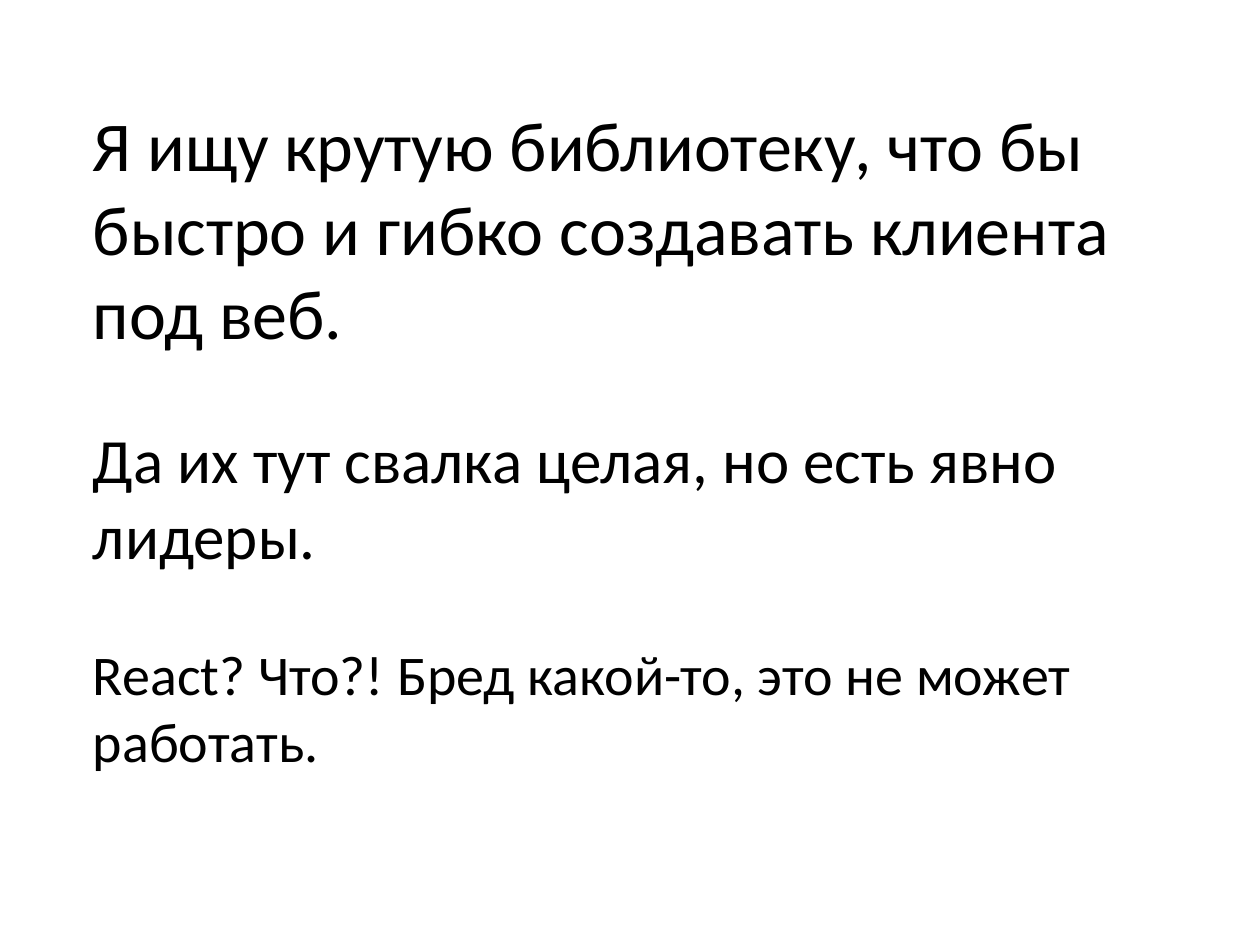
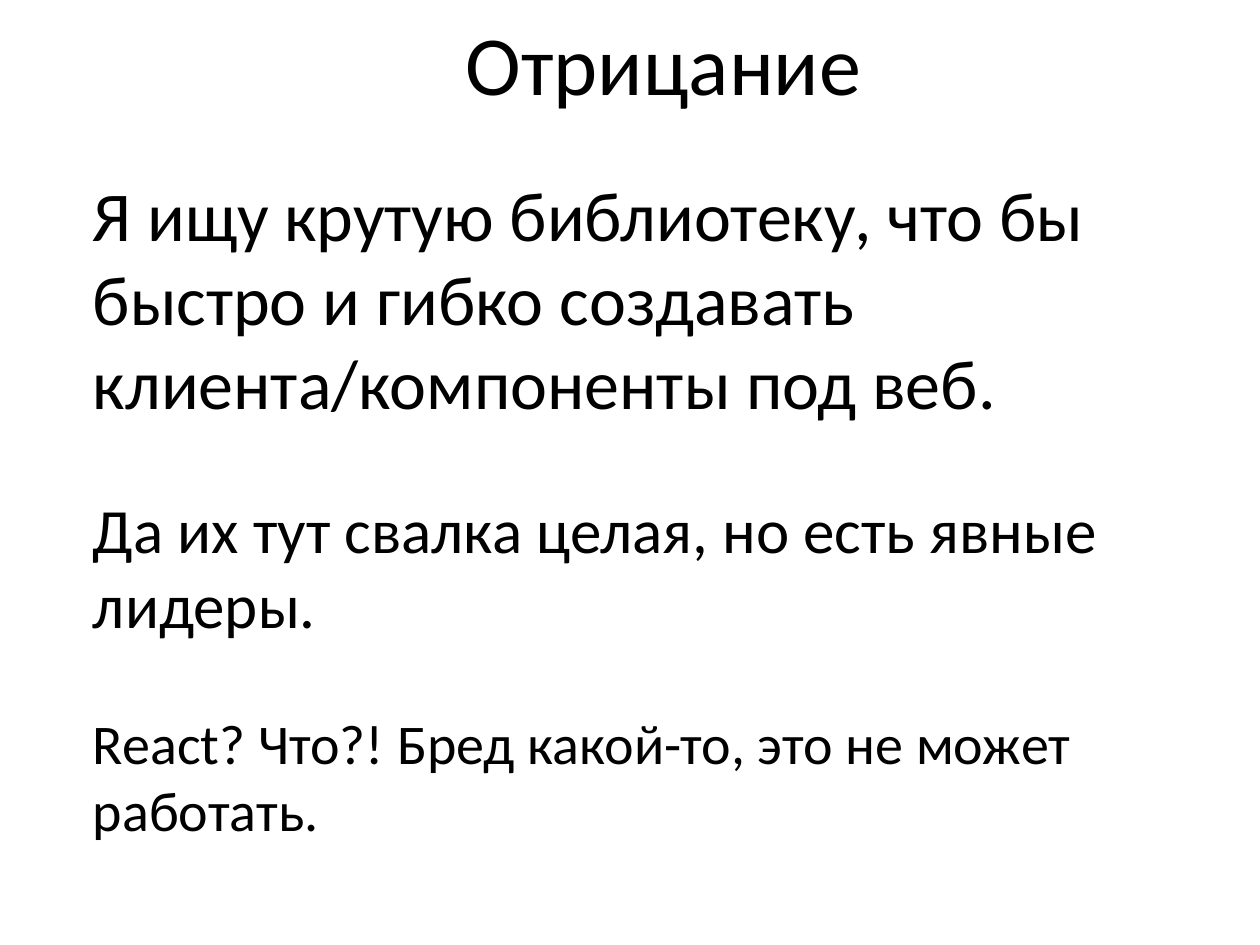
Before and after one commit to nickolaysm/flux_its_easy, a slide deck: slide 4 of pptx/Flux.pptx. Drawn at 1260x945 pixels with LibreOffice and Linux fonts; fonts in the diff are those of the drawing. Boxes give left, top, right and bottom in pixels: in the first picture for what was removed or moved away, otherwise in the second. Text is boxed around its words. In the diff, an @@ line names an element or a change of style, - is before the commit and + after.

```diff
--- a/pptx/Flux.pptx
+++ b/pptx/Flux.pptx
@@ text added at bbox=[466, 40, 861, 109], 48 pt, text #000000 @@
+Отрицание
@@ text "Я ищу крутую библиотеку, что ...": place and size @@
-text "Я ищу крутую библиотеку, что ..." at bbox=[93, 123, 1109, 771]
+text "Я ищу крутую библиотеку, что ..." at bbox=[93, 193, 1097, 840]
@@ text at bbox=[93, 193, 1097, 639]: text changed @@
-Я ищу крутую библиотеку, что бы быстро и гибко создавать клиента под веб.
-Да их тут свалка целая, но есть явно лидеры.
+Я ищу крутую библиотеку, что бы быстро и гибко создавать клиента/компоненты под веб.
+Да их тут свалка целая, но есть явные лидеры.
```
Also in this commit, not shown: 17 other slides changed, 4 slides added, 1 slide removed.
